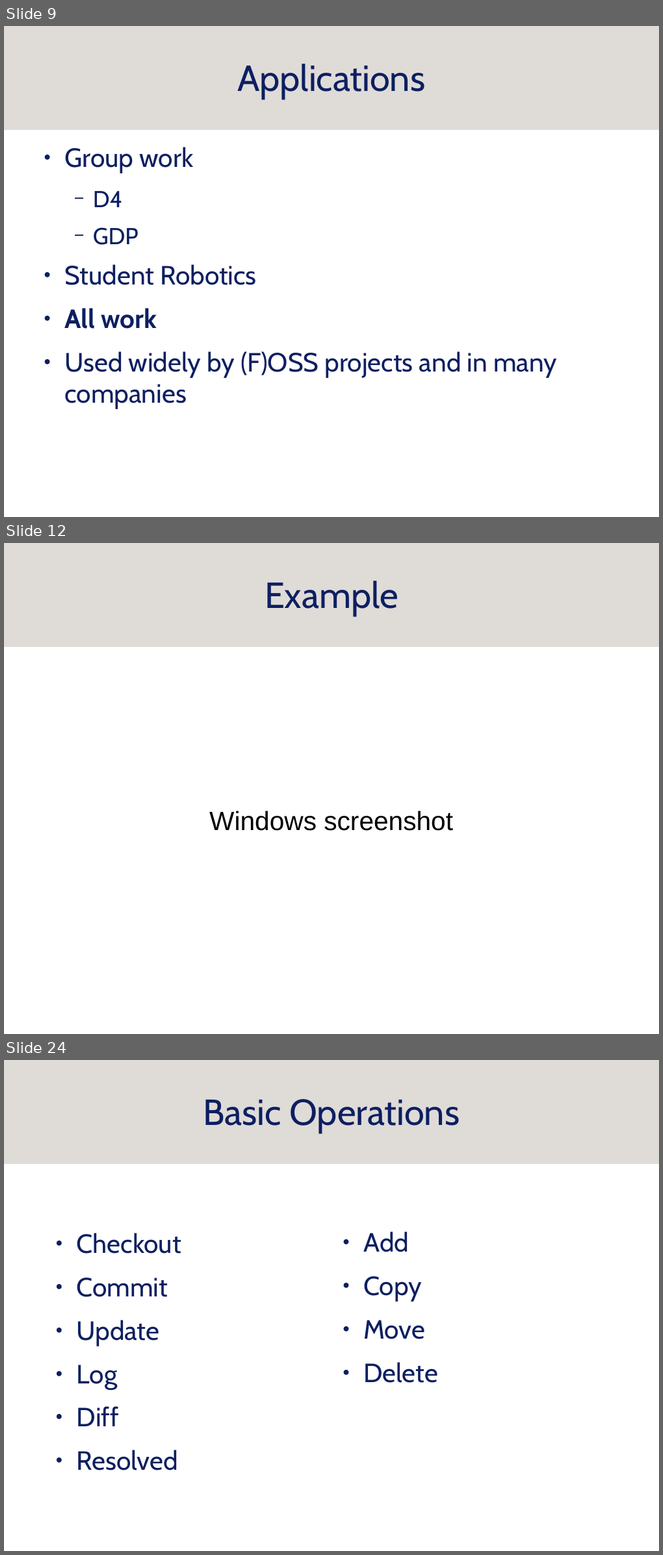
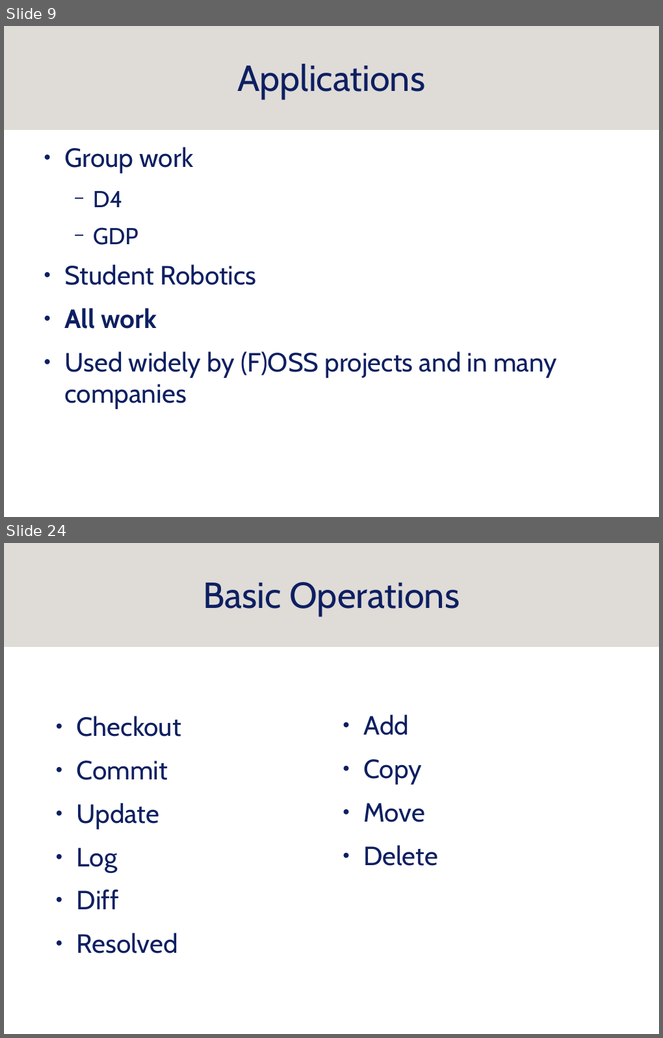
Before and after one commit to srobo/subversion-archive, a slide deck: presentations/subversion/svn.odp. Shown one above the other, each under a label of ours: slides 9, 12 and 24 before the commit, slides 9 and 24 after it; the slides between them are not shown. The pictures are 663x1555 and 663x1038 pixels, drawn with LibreOffice and Linux fonts; fonts in the diff are those of the drawing; background and template pictures are left out. Boxes give left, top, right and bottom in pixels: in the first picture for what was removed or moved away, otherwise in the second. Text is boxed around its words. In the diff, an @@ line names an element or a change of style, - is before the commit and + after.

```diff
--- a/presentations/subversion/svn.odp
+++ b/presentations/subversion/svn.odp
@@ slide 12 removed at (4,543,659,1034), background #FFFFFF; not listed: 1 template element that a slide beside it also shows @@
@@ title removed at (265,581,399,616) @@
-Example
@@ subtitle removed at (209,811,453,831) @@
-Windows screenshot
```
Also in this commit, not shown: 20 slides changed, 3 slides added, 1 other slide removed.
